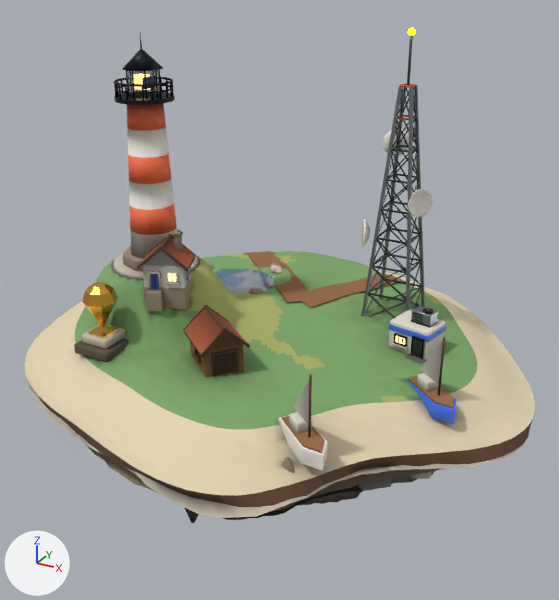
Two versions of the glTF model public/models/islands/contact.glb, one commit apart.
Camera for both pictures: a 50 mm camera at (11.1, -19.6, 10.7) aimed at (0.4, -0.1, 0.9). Every picture has the same lights, and +X, +Y and +Z are marked at lower left. The picture after the commit comes second. Where no turn or scale is listed for an object, it has been applied to the vertices. Vertices at exactly the same position are counted once.

The first picture shows 'anim_bob_boat0', 'anim_bob_boat1', 'anim_spin_monument_gem', 'buildings', 'foundation', 'landmarks', 'props', 'terrain', 'water_pond0' and 1 more.
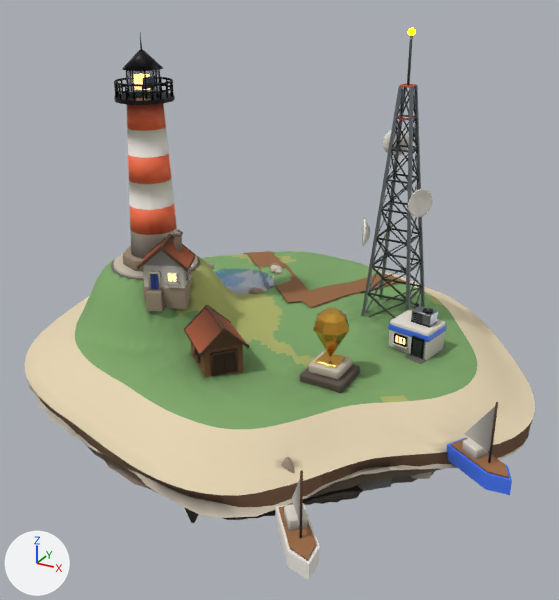
Where the newer file only moved an object's origin or applied its transform, the numbers keep the older frame.

Location of each change, [x1, y1, x2, y2] in pixels of the pictures (559 x 600 px; the box of a moved part takes in the faces that stretch with it):
'buildings', reshaped (11% narrower): before [74, 32, 446, 378]; after [114, 32, 446, 393]
'anim_bob_boat0', moved, turned: before [278, 375, 328, 471]; after [275, 470, 320, 580]
'anim_bob_boat1', moved: before [408, 337, 456, 424]; after [446, 402, 512, 495]
'anim_spin_monument_gem', moved: before [82, 282, 118, 328]; after [313, 308, 349, 357]
part 1 of me_terrain, recoloured: [70, 279, 500, 485] in both
part 2 of me_buildings, moved or reshaped: before [88, 325, 118, 338]; after [315, 352, 346, 368]
part 3 of me_buildings, moved or reshaped: before [74, 339, 129, 362]; after [300, 364, 360, 393]
part 4 of me_buildings, moved or reshaped: before [82, 324, 125, 349]; after [309, 351, 352, 380]

Diff of the bpy script that builds the scene:
```diff
--- a/public/models/islands/contact.glb.py
+++ b/public/models/islands/contact.glb.py
@@ me_terrain @@
 me_terrain.from_pydata(...)  # 4397 vertices, 8590 faces; spans x -8.1..8.1, y -7.8..7.8, z -1.4..1.4
 # used by ob_terrain; location = (0.39, 0.1, 0.65)
+# me_terrain part 1: 1651 faces centred in x -5.1..7.8, y -7.6..-0.2, z -1.4..1.4 are repainted in the vertex colours, in many colours
 me_terrain.materials.append(mat_m_concrete_dark)
@@ me_buildings @@
 # used by ob_buildings; location = (0.67, -1.09, 4.49)
-me_buildings.from_pydata(...)  # 1665 vertices, 3064 faces; spans x -4.87..4.87, y -3.88..3.88, z -4.36..4.36
+me_buildings.from_pydata(...)  # 1665 vertices, 3064 faces; spans x -4.87..4.87, y -3.55..3.88, z -4.36..4.36
+# me_buildings part 2: the loose piece of 24 vertices spanning x -4.09..-3.47, y -3.57..-2.95, z -3.68..-3.63 is moved by (6.48, 1.66, -0.06)
+# me_buildings part 3: the loose piece of 24 vertices spanning x -4.41..-3.16, y -3.88..-2.63, z -4.26..-3.96 is moved by (6.48, 1.66, -0.06)
+# me_buildings part 4: the loose piece of 24 vertices spanning x -4.23..-3.33, y -3.71..-2.81, z -3.96..-3.68 is moved by (6.48, 1.66, -0.06)
+# other edits to the shape of me_buildings do not show in these pictures
 me_buildings.materials.append(mat_m_blue)
@@ me_anim_bob_boat0 @@
 # used by ob_anim_bob_boat0; location = (3.93, -5.29, 0.84)
-me_anim_bob_boat0.from_pydata(...)  # 66 vertices, 112 faces; spans x -0.85..0.85, y -0.71..0.71, z -1.07..1.07
+me_anim_bob_boat0.from_pydata(...)  # 66 vertices, 112 faces; spans x -0.73..0.73, y -0.83..0.83, z -1.07..1.07
+# me_anim_bob_boat0 part 5: the whole mesh is turned -12 degrees about the z axis through its middle, then moved by (0.05, 0.04, 0.0)
 me_anim_bob_boat0.materials.append(mat_m_concrete_light)
@@ ob_anim_bob_boat0 @@
 ob_anim_bob_boat0 = bpy.data.objects.new('anim_bob_boat0', me_anim_bob_boat0)
-ob_anim_bob_boat0.location = (3.93, -5.29, 0.84)
+ob_anim_bob_boat0.location = (5.03, -7.82, 0.18)
@@ ob_anim_bob_boat1 @@
 ob_anim_bob_boat1 = bpy.data.objects.new('anim_bob_boat1', me_anim_bob_boat1)
-ob_anim_bob_boat1.location = (6.02, -1.91, 0.84)
+ob_anim_bob_boat1.location = (7.78, -3.27, 0.15)
@@ ob_anim_spin_monument_gem @@
 ob_anim_spin_monument_gem = bpy.data.objects.new('anim_spin_monument_gem', me_anim_spin_monument_gem)
-ob_anim_spin_monument_gem.location = (-3.11, -4.34, 1.6)
+ob_anim_spin_monument_gem.location = (3.37, -2.68, 1.54)
```
